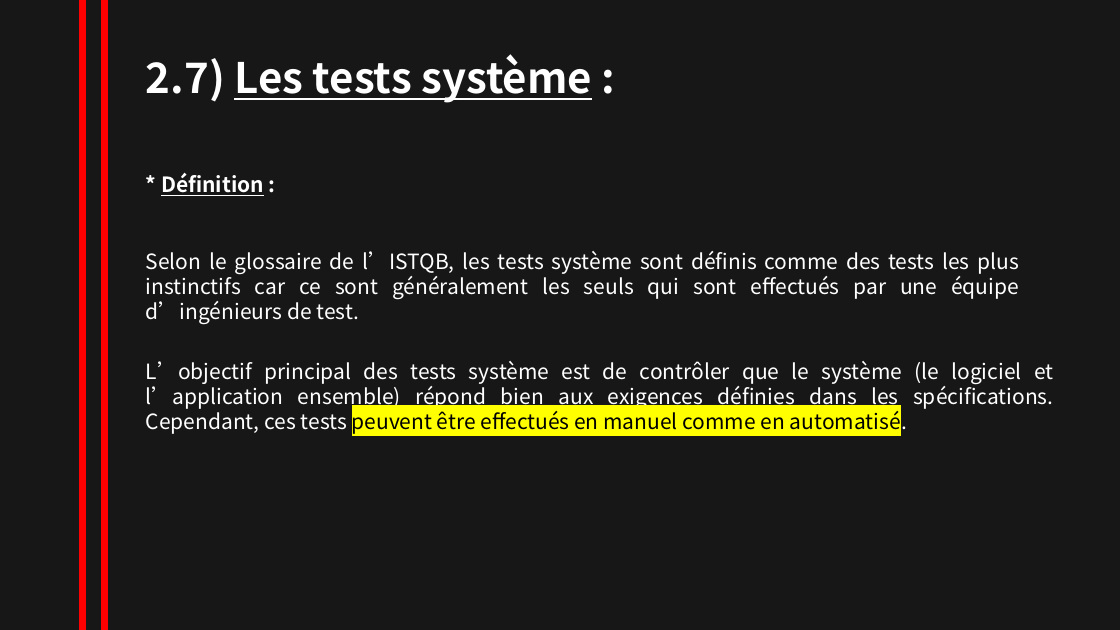
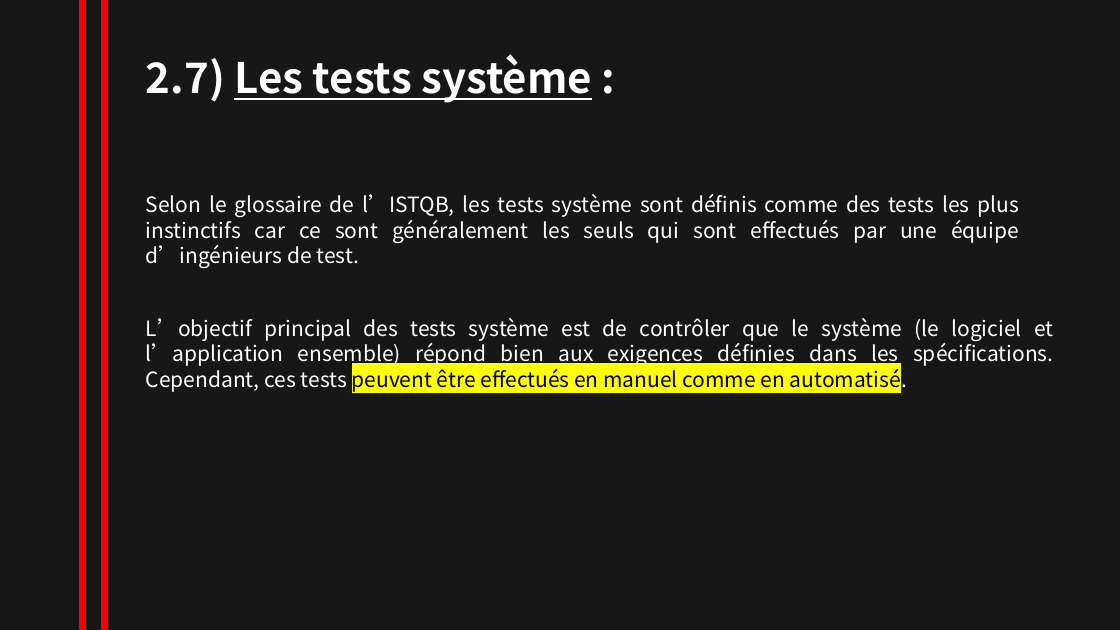
Before and after one commit to NesrineZitouni11/nesrine_zitouni, a slide deck: slide 17 of TRAVAUX/powerpointRevisionISTQB.pptx. Drawn at 1120x630 pixels with LibreOffice and Linux fonts; fonts in the diff are those of the drawing. Boxes give left, top, right and bottom in pixels: in the first picture for what was removed or moved away, otherwise in the second. Text is boxed around its words. In the diff, an @@ line names an element or a change of style, - is before the commit and + after.

```diff
--- a/TRAVAUX/powerpointRevisionISTQB.pptx
+++ b/TRAVAUX/powerpointRevisionISTQB.pptx
@@ text removed at (161,173,264,196) @@
-* Définition :
@@ text "Selon le glossaire de l’ISTQB, ...": place and size @@
-text "Selon le glossaire de l’ISTQB, ..." at (146,251,1020,324)
+text "Selon le glossaire de l’ISTQB, ..." at (146,194,1020,268)
@@ text "L’objectif principal des tests système ...": place and size @@
-text "L’objectif principal des tests système ..." at (146,361,1053,434)
+text "L’objectif principal des tests système ..." at (146,318,1053,392)
```
Also in this commit, not shown: 11 other slides changed, 6 slides added, 1 slide removed.
